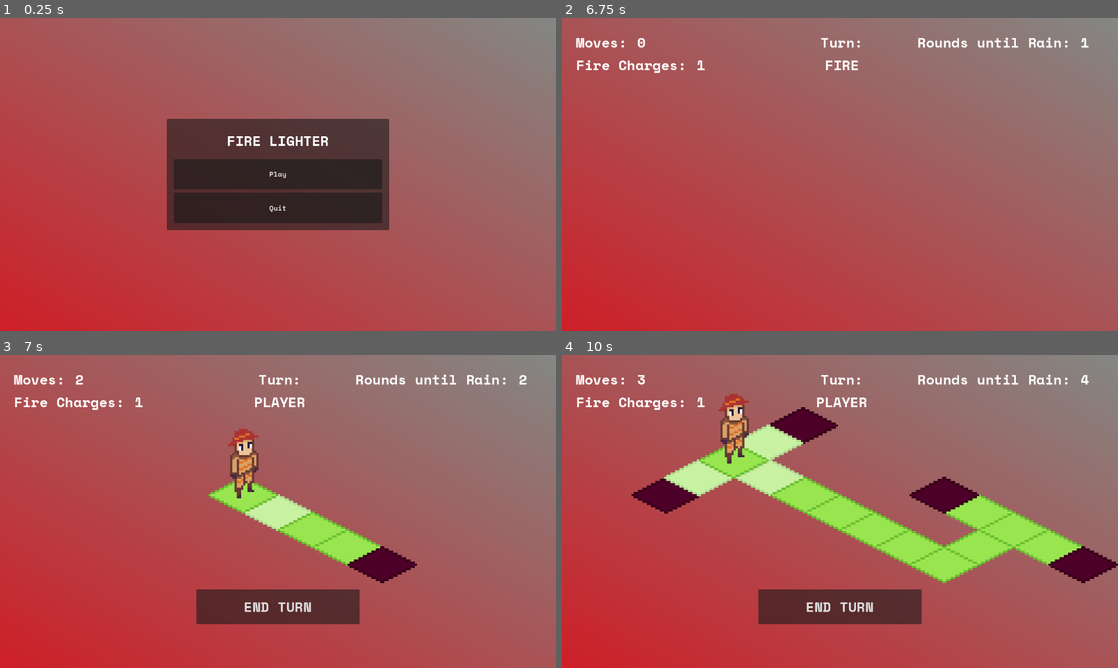
Above: before the commit, frames 1-4 (two rows, left to right).
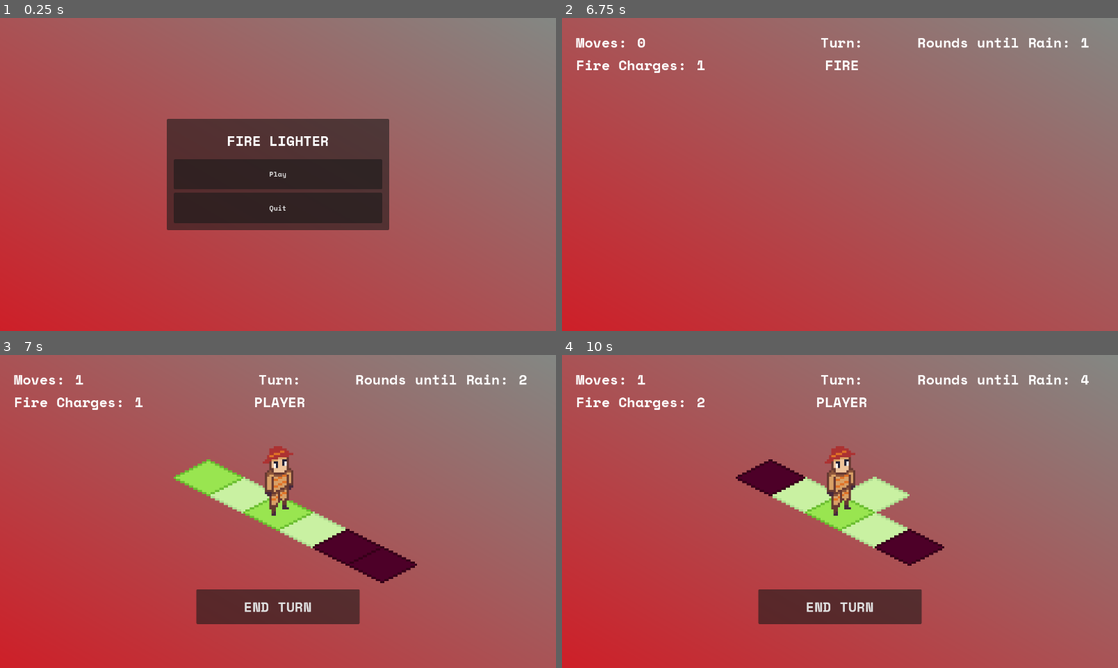
Above: after the commit, the same moments.

Repository: ckuras/GMTK-2023-Fire-Fighter
Game: Godot game, scene res://Scenes/main_menu.tscn
Same seed, same stepped clock (60 frames per second), same inputs: the game is played once before the commit and once after it.
Inputs (mouse positions are in pixels of both pictures, inside the frame that each line leads up to):
- Up to frame 1 (0.25 s): no input
- Up to frame 2 (6.75 s): click "Play" at 0.5 s; click "Continue" at 1.25 s; click "Continue" at 2 s; click "END TURN" at 2.75 s; tap Enter at 3.5, 6.5 s; move the mouse to (806, 155) at 3.52 s; tap R at 3.6 s; click (806, 155) at 3.67 s; tap Space at 3.77, 5, 5.27 s; click "END TURN" at 4.25 s; move the mouse to (840, 174) at 5.02 s; tap 1 at 5.1 s; click (840, 174) at 5.17 s; click "END TURN" at 5.75 s; move the mouse to (895, 105) at 6.52 s; tap 2 at 6.6 s; click (895, 105) at 6.67 s
- Up to frame 3 (7 s): no input
- Up to frame 4 (10 s): tap Space at 7.25, 7.52, 8.27, 8.75, 9.02 s; move the mouse to (873, 530) at 7.27 s; tap 3 at 7.35 s; click (873, 530) at 7.42 s; tap Enter at 8 s; move the mouse to (912, 545) at 8.02 s; tap 4 at 8.1 s; click (912, 545) at 8.17 s; move the mouse to (840, 477) at 8.77 s; tap 5 at 8.85 s; click (840, 477) at 8.92 s; move the mouse to (767, 477) at 9.52 s; tap 6 at 9.6 s; click (767, 477) at 9.67 s

Frames 1-2 are identical in both runs. In frame 3, 4.9% of the frame differs, in the area x 13-69%, y 6-68%; in frame 4, 14%, in the area x 12-100%, y 6-73%.

Commit message:
changed level 2, made level 7

Diff:
--- a/Scenes/Levels/level_2.tscn
+++ b/Scenes/Levels/level_2.tscn
@@ -19,18 +19,22 @@
 [node name="Tiles" type="Node2D" parent="Board"]
 
 [node name="Tile1" parent="Board/Tiles" instance=ExtResource("3_u7okm")]
-position = Vector2(-32, -16)
+position = Vector2(-16, -8)
 has_player = true
 
 [node name="Tile2" parent="Board/Tiles" instance=ExtResource("3_u7okm")]
-position = Vector2(-16, -8)
+position = Vector2(-32, -16)
+
+[node name="Tile6" parent="Board/Tiles" instance=ExtResource("3_u7okm")]
+position = Vector2(-48, -24)
 
 [node name="Tile3" parent="Board/Tiles" instance=ExtResource("3_u7okm")]
 
+[node name="Tile4" parent="Board/Tiles" instance=ExtResource("3_u7okm")]
+position = Vector2(16, 8)
+tile_state = 2
+
 [node name="Tile5" parent="Board/Tiles" instance=ExtResource("3_u7okm")]
-position = Vector2(16, 8)
-
-[node name="Tile4" parent="Board/Tiles" instance=ExtResource("3_u7okm")]
 position = Vector2(32, 16)
 tile_state = 2
 
@@ -40,6 +44,6 @@
 
 [node name="GameState" type="Node" parent="."]
 script = ExtResource("3_isg57")
-player_moves_max_for_level = 2
+player_moves_max_for_level = 1
 player_fire_charge_max_for_level = 1
 rounds_remaining_for_current_level = 2
--- a/Scenes/Levels/level_6.tscn
+++ b/Scenes/Levels/level_6.tscn
@@ -20,59 +20,23 @@
 script = ExtResource("3_54s3n")
 
 [node name="Tile" parent="Board/Tiles" instance=ExtResource("4_ilsyy")]
-position = Vector2(-17, -40)
+has_player = true
+
+[node name="Tile2" parent="Board/Tiles" instance=ExtResource("4_ilsyy")]
+position = Vector2(16, 8)
+
+[node name="Tile6" parent="Board/Tiles" instance=ExtResource("4_ilsyy")]
+position = Vector2(16, -8)
+
+[node name="Tile3" parent="Board/Tiles" instance=ExtResource("4_ilsyy")]
+position = Vector2(-16, -8)
+
+[node name="Tile4" parent="Board/Tiles" instance=ExtResource("4_ilsyy")]
+position = Vector2(-32, -16)
 tile_state = 2
 
-[node name="Tile15" parent="Board/Tiles" instance=ExtResource("4_ilsyy")]
-position = Vector2(-80, -8)
-tile_state = 2
-
-[node name="Tile2" parent="Board/Tiles" instance=ExtResource("4_ilsyy")]
+[node name="Tile5" parent="Board/Tiles" instance=ExtResource("4_ilsyy")]
 position = Vector2(32, 16)
-
-[node name="Tile12" parent="Board/Tiles" instance=ExtResource("4_ilsyy")]
-position = Vector2(48, 24)
-
-[node name="Tile13" parent="Board/Tiles" instance=ExtResource("4_ilsyy")]
-position = Vector2(64, 16)
-
-[node name="Tile14" parent="Board/Tiles" instance=ExtResource("4_ilsyy")]
-position = Vector2(80, 8)
-
-[node name="Tile20" parent="Board/Tiles" instance=ExtResource("4_ilsyy")]
-position = Vector2(96, 16)
-
-[node name="Tile19" parent="Board/Tiles" instance=ExtResource("4_ilsyy")]
-position = Vector2(64, 0)
-
-[node name="Tile3" parent="Board/Tiles" instance=ExtResource("4_ilsyy")]
-position = Vector2(-65, -16)
-
-[node name="Tile10" parent="Board/Tiles" instance=ExtResource("4_ilsyy")]
-position = Vector2(-32, -16)
-
-[node name="Tile18" parent="Board/Tiles" instance=ExtResource("4_ilsyy")]
-position = Vector2(-16, -8)
-
-[node name="Tile17" parent="Board/Tiles" instance=ExtResource("4_ilsyy")]
-
-[node name="Tile16" parent="Board/Tiles" instance=ExtResource("4_ilsyy")]
-position = Vector2(16, 8)
-
-[node name="Tile4" parent="Board/Tiles" instance=ExtResource("4_ilsyy")]
-position = Vector2(-49, -24)
-has_player = true
-
-[node name="Tile8" parent="Board/Tiles" instance=ExtResource("4_ilsyy")]
-z_index = 1
-position = Vector2(-33, -32)
-
-[node name="Tile9" parent="Board/Tiles" instance=ExtResource("4_ilsyy")]
-position = Vector2(48, -8)
-tile_state = 2
-
-[node name="Tile11" parent="Board/Tiles" instance=ExtResource("4_ilsyy")]
-position = Vector2(112, 24)
 tile_state = 2
 
 [node name="TurnQueue" parent="." node_paths=PackedStringArray("board", "game_state") instance=ExtResource("5_nbwyk")]
@@ -81,8 +45,8 @@
 
 [node name="GameState" type="Node" parent="."]
 script = ExtResource("6_xxv5n")
-player_moves_max_for_level = 3
-player_fire_charge_max_for_level = 1
+player_moves_max_for_level = 1
+player_fire_charge_max_for_level = 2
 rounds_remaining_for_current_level = 4
 
 [node name="Camera2D" type="Camera2D" parent="."]
--- /dev/null
+++ b/Scenes/Levels/level_7.tscn
@@ -0,0 +1,89 @@
+[gd_scene load_steps=7 format=3 uid="uid://boaffs112al8i"]
+
+[ext_resource type="Script" path="res://Scripts/level.gd" id="1_248fp"]
+[ext_resource type="Script" path="res://Scripts/board.gd" id="2_xth87"]
+[ext_resource type="Script" path="res://Scripts/Tiles.gd" id="3_sblnr"]
+[ext_resource type="PackedScene" uid="uid://byb3wjan8u1rx" path="res://Scenes/tile.tscn" id="4_cl7jc"]
+[ext_resource type="PackedScene" uid="uid://d3xj7lwu2tl8i" path="res://Scenes/turn_queue.tscn" id="5_fako7"]
+[ext_resource type="Script" path="res://Scripts/GameState.gd" id="6_at245"]
+
+[node name="Level" type="Node2D"]
+script = ExtResource("1_248fp")
+level_number = 7
+
+[node name="Board" type="Node2D" parent="." node_paths=PackedStringArray("game_state")]
+y_sort_enabled = true
+script = ExtResource("2_xth87")
+game_state = NodePath("../GameState")
+
+[node name="Tiles" type="Node2D" parent="Board"]
+script = ExtResource("3_sblnr")
+
+[node name="Tile" parent="Board/Tiles" instance=ExtResource("4_cl7jc")]
+position = Vector2(-17, -40)
+tile_state = 2
+
+[node name="Tile15" parent="Board/Tiles" instance=ExtResource("4_cl7jc")]
+position = Vector2(-80, -8)
+tile_state = 2
+
+[node name="Tile2" parent="Board/Tiles" instance=ExtResource("4_cl7jc")]
+position = Vector2(32, 16)
+
+[node name="Tile12" parent="Board/Tiles" instance=ExtResource("4_cl7jc")]
+position = Vector2(48, 24)
+
+[node name="Tile13" parent="Board/Tiles" instance=ExtResource("4_cl7jc")]
+position = Vector2(64, 16)
+
+[node name="Tile14" parent="Board/Tiles" instance=ExtResource("4_cl7jc")]
+position = Vector2(80, 8)
+
+[node name="Tile20" parent="Board/Tiles" instance=ExtResource("4_cl7jc")]
+position = Vector2(96, 16)
+
+[node name="Tile19" parent="Board/Tiles" instance=ExtResource("4_cl7jc")]
+position = Vector2(64, 0)
+
+[node name="Tile3" parent="Board/Tiles" instance=ExtResource("4_cl7jc")]
+position = Vector2(-65, -16)
+
+[node name="Tile10" parent="Board/Tiles" instance=ExtResource("4_cl7jc")]
+position = Vector2(-32, -16)
+
+[node name="Tile18" parent="Board/Tiles" instance=ExtResource("4_cl7jc")]
+position = Vector2(-16, -8)
+
+[node name="Tile17" parent="Board/Tiles" instance=ExtResource("4_cl7jc")]
+
+[node name="Tile16" parent="Board/Tiles" instance=ExtResource("4_cl7jc")]
+position = Vector2(16, 8)
+
+[node name="Tile4" parent="Board/Tiles" instance=ExtResource("4_cl7jc")]
+position = Vector2(-49, -24)
+has_player = true
+
+[node name="Tile8" parent="Board/Tiles" instance=ExtResource("4_cl7jc")]
+z_index = 1
+position = Vector2(-33, -32)
+
+[node name="Tile9" parent="Board/Tiles" instance=ExtResource("4_cl7jc")]
+position = Vector2(48, -8)
+tile_state = 2
+
+[node name="Tile11" parent="Board/Tiles" instance=ExtResource("4_cl7jc")]
+position = Vector2(112, 24)
+tile_state = 2
+
+[node name="TurnQueue" parent="." node_paths=PackedStringArray("board", "game_state") instance=ExtResource("5_fako7")]
+board = NodePath("../Board")
+game_state = NodePath("../GameState")
+
+[node name="GameState" type="Node" parent="."]
+script = ExtResource("6_at245")
+player_moves_max_for_level = 3
+player_fire_charge_max_for_level = 1
+rounds_remaining_for_current_level = 4
+
+[node name="Camera2D" type="Camera2D" parent="."]
+zoom = Vector2(5, 5)
